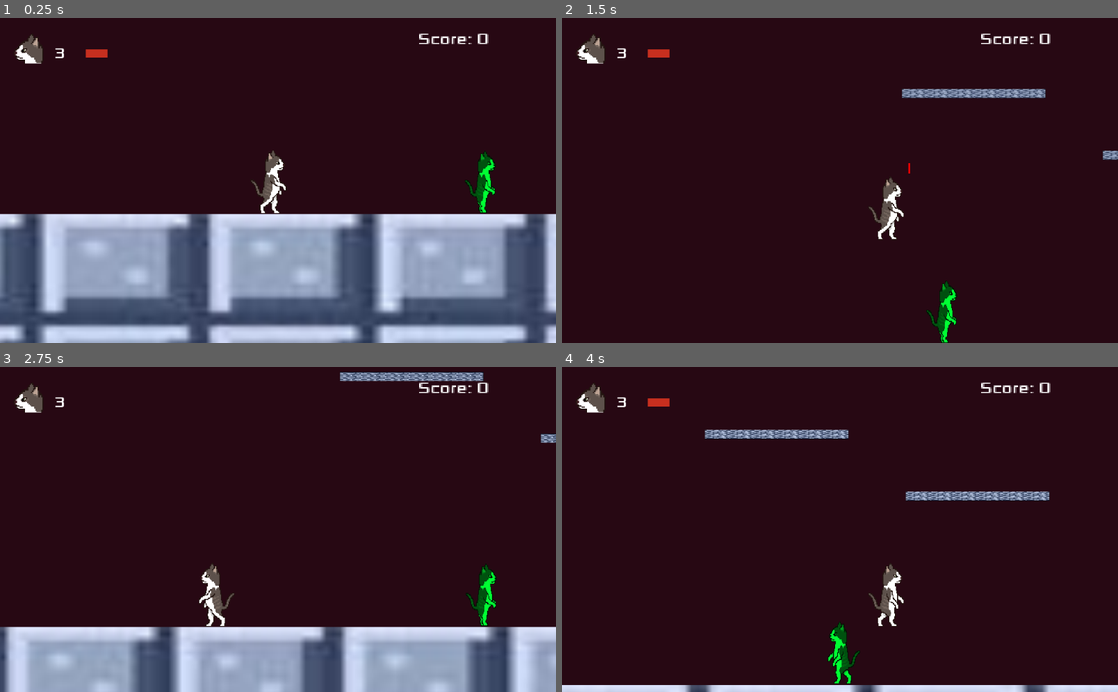
Above: before the commit, frames 1-4 (two rows, left to right).
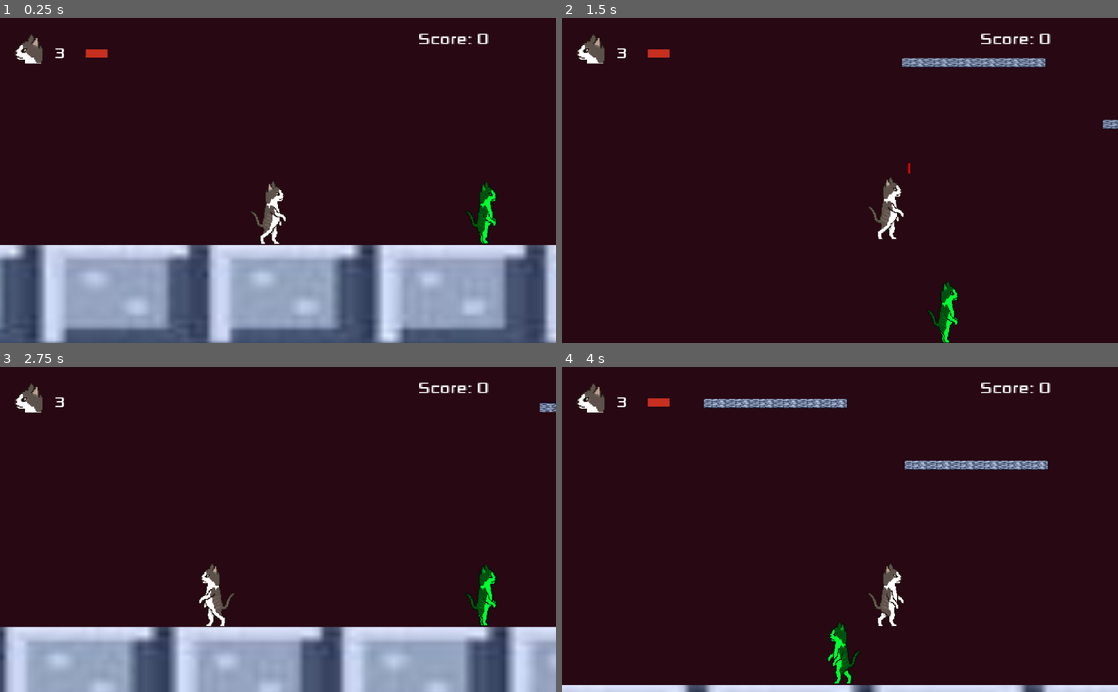
Above: after the commit, the same moments.

Repository: Fergiaco/Bordasvania
Game: Godot game, scene res://Main.tscn
Same seed, same stepped clock (60 frames per second), same inputs: the game is played once before the commit and once after it.
Inputs:
- Up to frame 1 (0.25 s): no input
- Up to frame 2 (1.5 s): hold R 0.53-1.28 s; hold Right (Right) from 0.53 s (still down); tap Space (Jump) at 0.77 s; tap K (Melee) at 1.35 s
- Up to frame 3 (2.75 s): tap Space (Jump) at 1.52 s; tap R at 1.55, 2.3 s; release Right (Right) at 2.03 s; hold Left (Left) from 2.03 s (still down); hold L (Projetil) from 2.03 s (still down)
- Up to frame 4 (4 s): release Left (Left) at 2.78 s; release L (Projetil) at 2.78 s; hold Right (Right) from 2.78 s (still down); tap R at 2.85 s; tap Space (Jump) at 3.02, 3.77 s; hold R from 3.53 s (still down)

The runs differ from the first frame. In frame 1, 24% of the frame differs, in the area x 0-100%, y 40-100%; in frame 2, 1.9%; in frame 3, 1.1%; in frame 4, 3.0%.

Commit message:
'prototipo'

Diff:
--- a/Inimigos/Inimigo.gd
+++ b/Inimigos/Inimigo.gd
@@ -8,6 +8,7 @@
 onready var sprite = $Sprite
 export (int) var hp=3
 export (int) var pontos=100
+
 func _ready():
 	sprite.play("Direita")
 
@@ -28,6 +29,7 @@
 
 func _physics_process(delta):
 	var colisao=move_and_collide(velocidade*speed*delta)
+	#velocidade.y=1000
 	if colisao:
 		if colisao.collider.is_in_group("Player"):
 			colisao.collider.call("tomou_dano")
--- a/Main.tscn
+++ b/Main.tscn
@@ -36,7 +36,7 @@
 color = Color( 0.156863, 0.0352941, 0.0784314, 1 )
 
 [node name="Chão" parent="Castelo/Cenario" instance=ExtResource( 2 )]
-position = Vector2( -1778, 746 )
+position = Vector2( -1778, 803 )
 
 [node name="Chão2" parent="Castelo/Cenario" instance=ExtResource( 2 )]
 position = Vector2( 3765, 158 )
@@ -81,7 +81,7 @@
 position = Vector2( -229, 95 )
 
 [node name="Pilar1" parent="Castelo/Cenario" instance=ExtResource( 5 )]
-position = Vector2( -3642, -763 )
+position = Vector2( -3642, -685 )
 scale = Vector2( 0.993958, 0.557625 )
 
 [node name="Pilar2" parent="Castelo/Cenario" instance=ExtResource( 5 )]
@@ -142,7 +142,7 @@
 position = Vector2( 2509, -293 )
 
 [node name="Inimigo5" parent="Castelo" instance=ExtResource( 6 )]
-position = Vector2( 1809, 1818 )
+position = Vector2( 1821, 1962 )
 
 [node name="Limite" type="Position2D" parent="Castelo"]
 position = Vector2( -284, 2401 )
